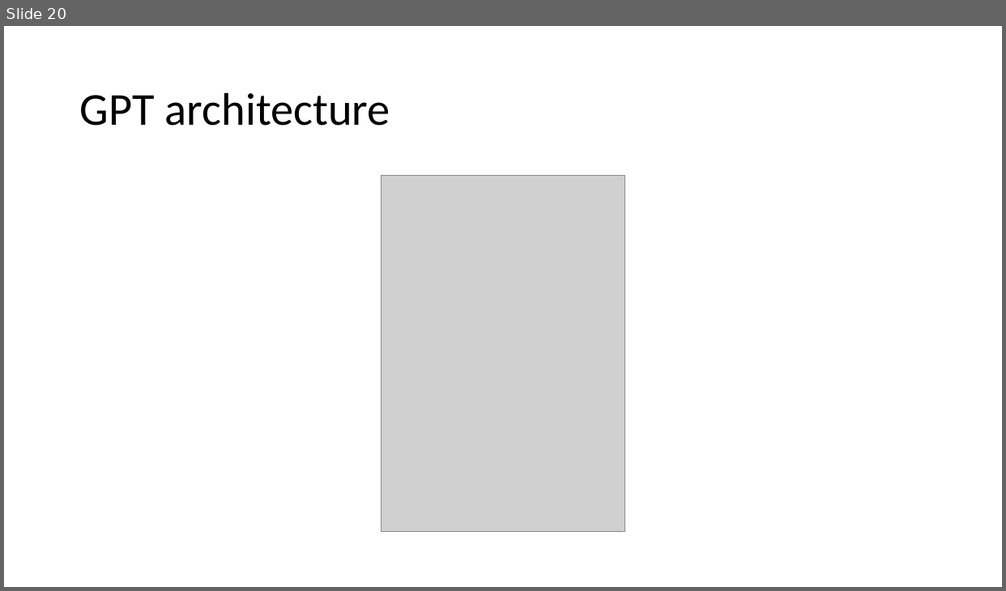
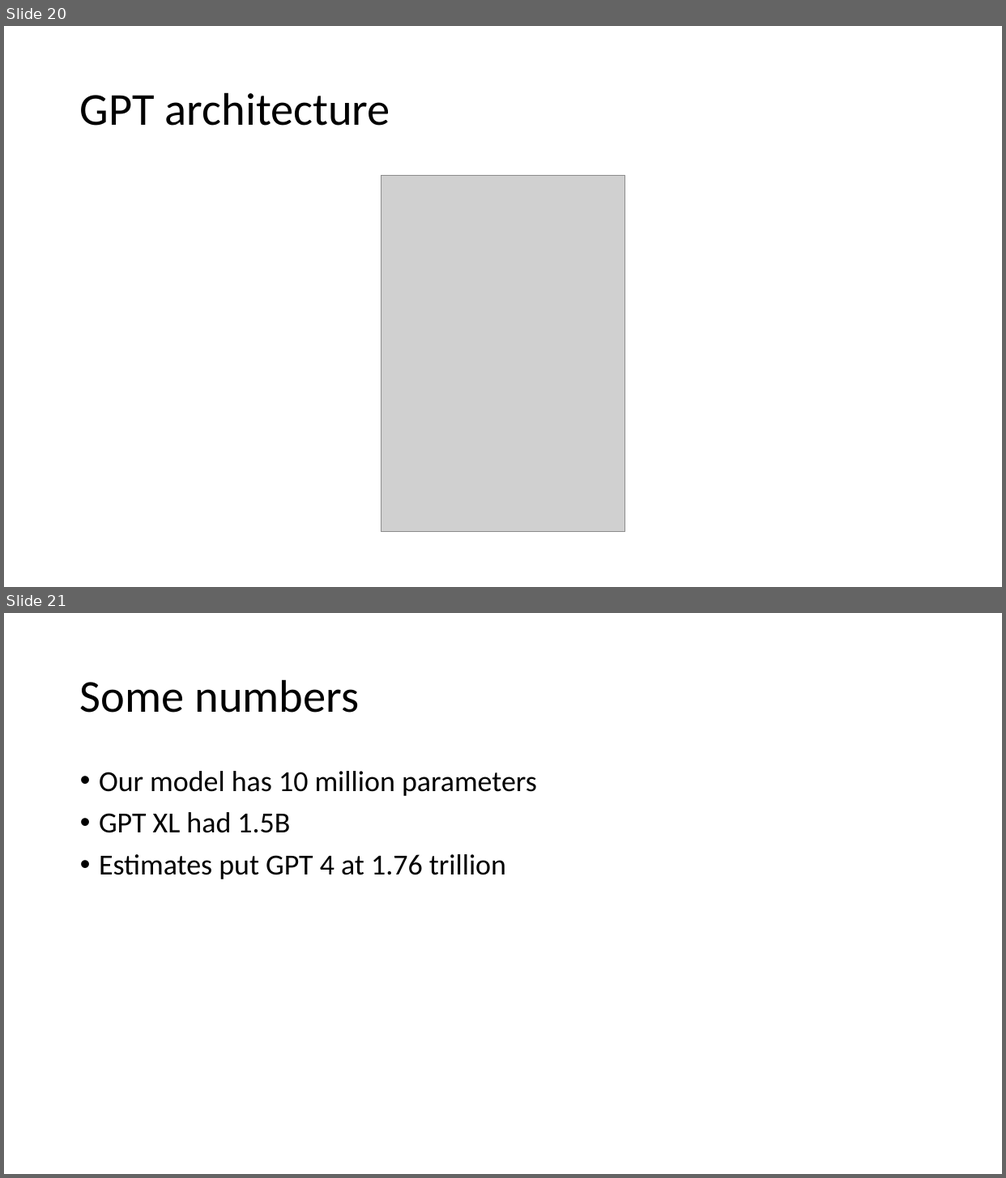
Before and after one commit to bodzio50318/genAiWorkshop, a slide deck: AiDem.pptm. Shown one above the other, each under a label of ours: slide 20 before the commit, slides 20 and 21 after it. The pictures are 1006x591 and 1006x1178 pixels, drawn with LibreOffice and Linux fonts; fonts in the diff are those of the drawing; grey boxes stand for pictures. Boxes give left, top, right and bottom in pixels: in the first picture for what was removed or moved away, otherwise in the second. Text is boxed around its words. In the diff, an @@ line names an element or a change of style, - is before the commit and + after.

Commit message:
More ppt.

```diff
--- a/AiDem.pptm
+++ b/AiDem.pptm
@@ slide 21 added at (4, 613, 1002, 1174), background #FFFFFF @@
@@ title added at (80, 679, 359, 713), 44 pt, text #000000 @@
+Some numbers
@@ text added at (99, 771, 537, 879), 28 pt, text #000000 @@
+• Our model has 10 million parameters
+• GPT XL had 1.5B
+• Estimates put GPT 4 at 1.76 trillion
```
